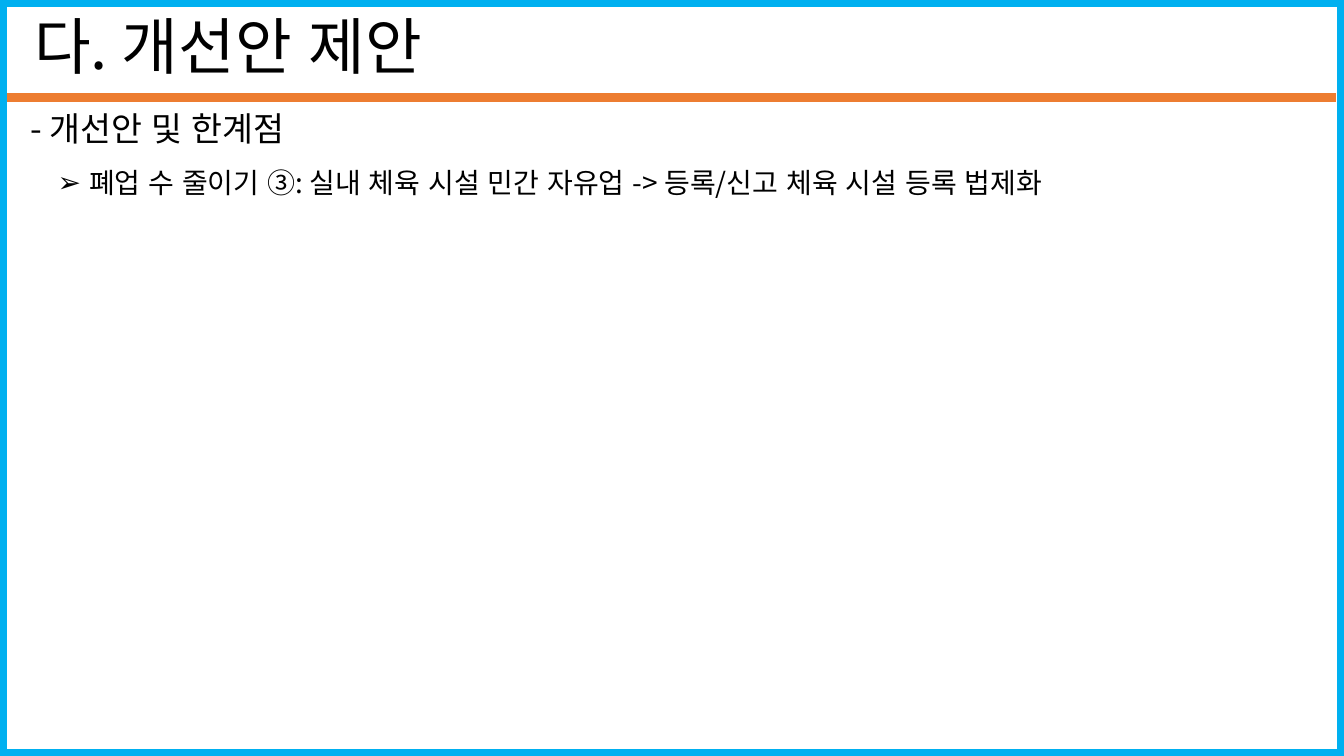
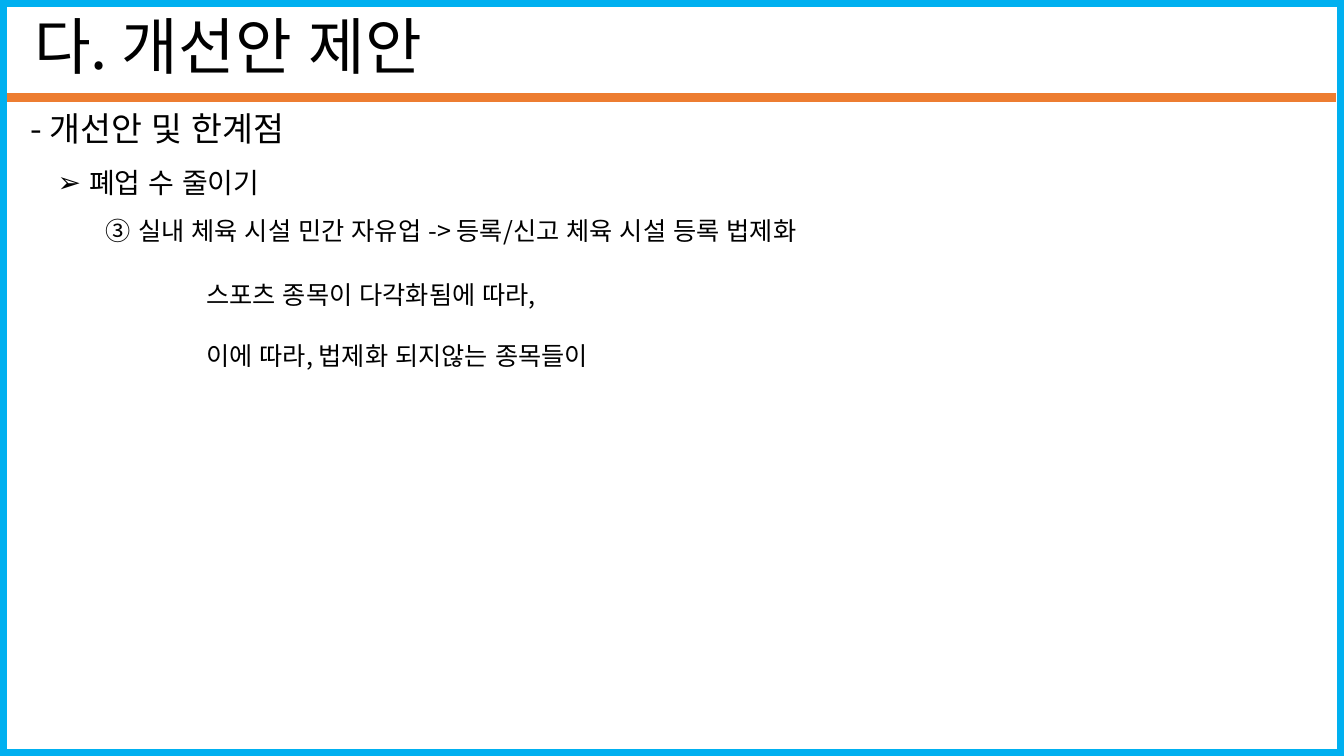
Before and after one commit to seungjae1162/SportsData, a slide deck: slide 16 of standard_in_2020-12-31/코로나19에따른 스포츠시설 폐업 수(20201228_20210103).pptx. Drawn at 1344x756 pixels with LibreOffice and Linux fonts; fonts in the diff are those of the drawing. Boxes give left, top, right and bottom in pixels: in the first picture for what was removed or moved away, otherwise in the second. Text is boxed around its words. In the diff, an @@ line names an element or a change of style, - is before the commit and + after.

```diff
--- a/standard_in_2020-12-31/코로나19에따른 스포츠시설 폐업 수(20201228_20210103).pptx
+++ b/standard_in_2020-12-31/코로나19에따른 스포츠시설 폐업 수(20201228_20210103).pptx
@@ text at <box>106,218,797,245</box>: text changed; size 20 to 18 pt @@
-➢ 폐업 수 줄이기 ③: 실내 체육 시설 민간 자유업 -> 등록/신고 체육 시설 등록 법제화
+③ 실내 체육 시설 민간 자유업 -> 등록/신고 체육 시설 등록 법제화
@@ text added at <box>206,283,588,370</box>, 18 pt, text #000000 @@
+스포츠 종목이 다각화됨에 따라,
+이에 따라, 법제화 되지않는 종목들이
```
Also in this commit, not shown: 3 other slides changed, 1 slide added.
